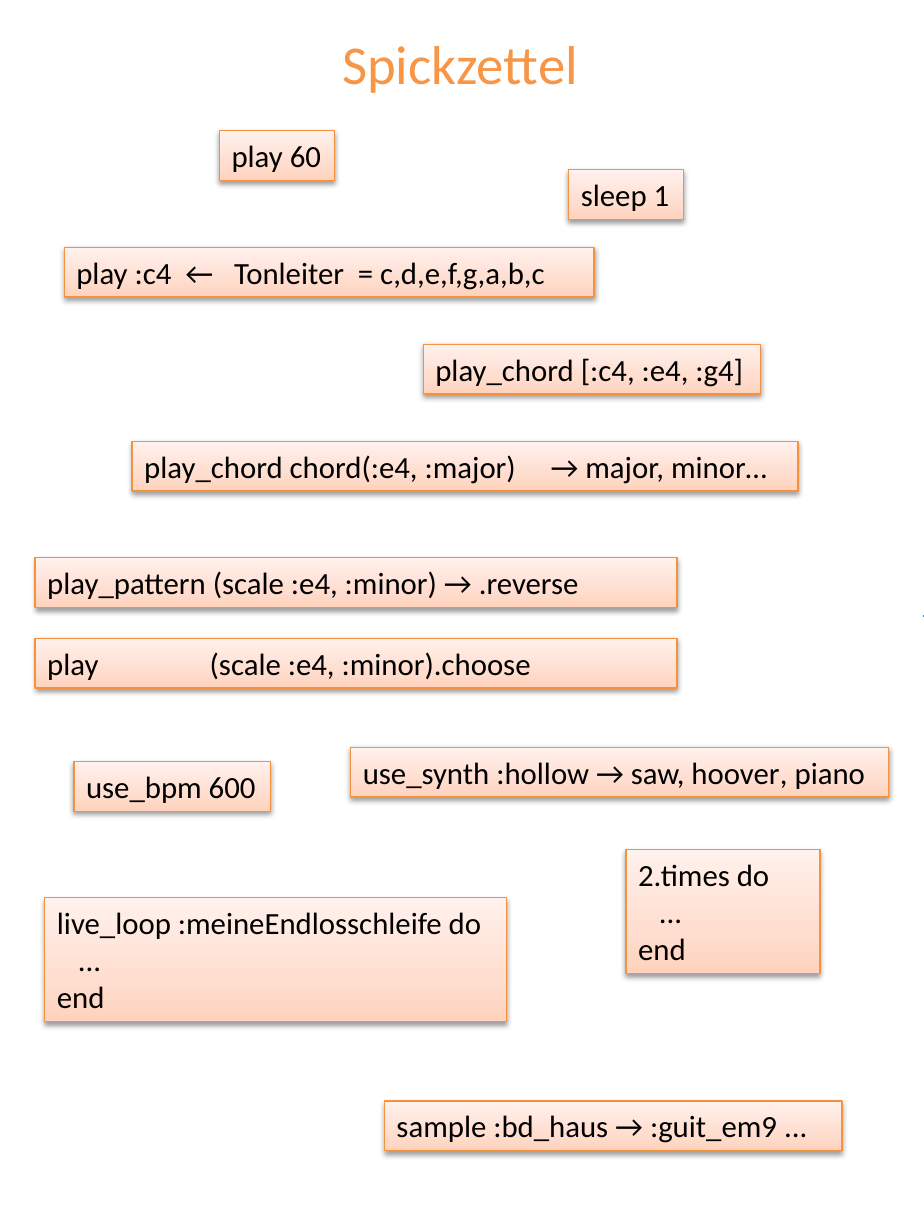
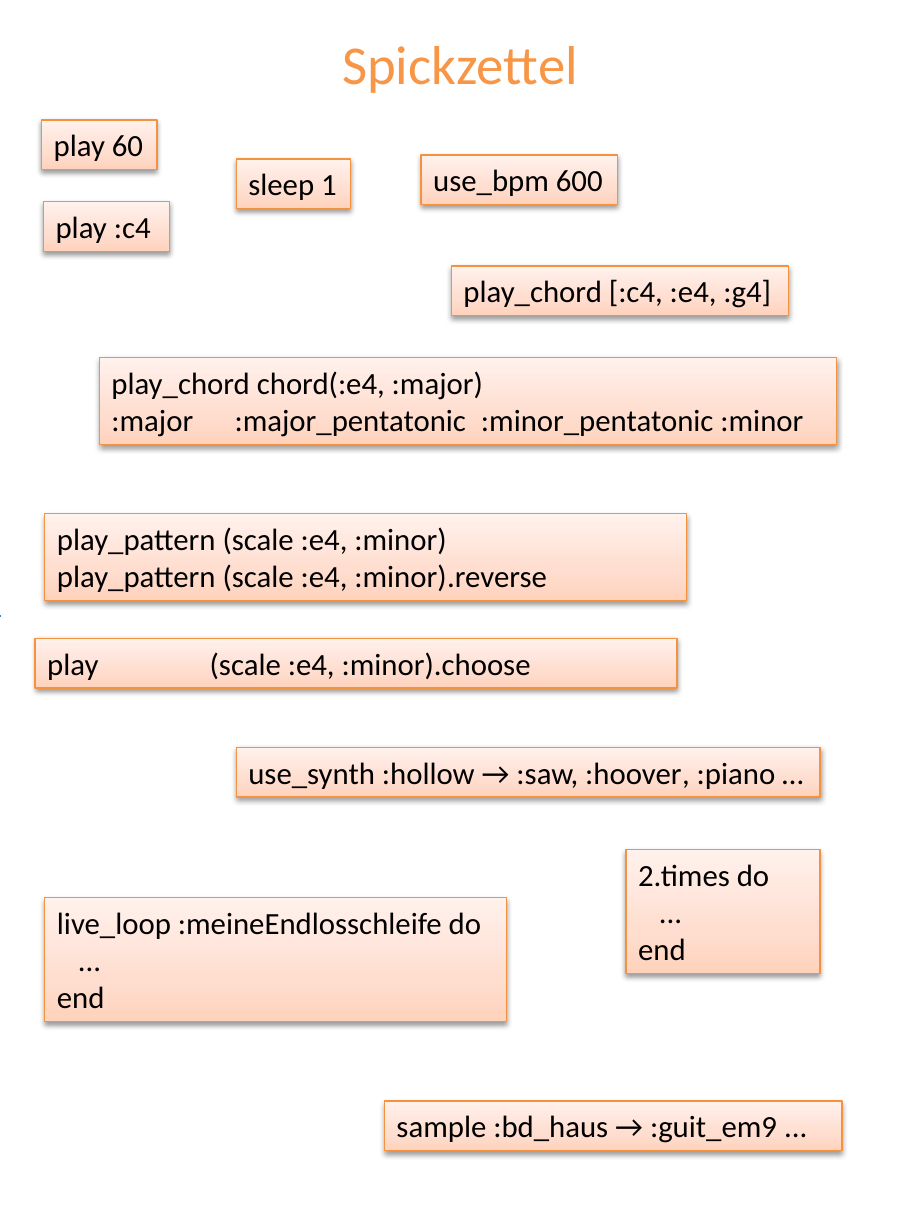
Before and after one commit to Devoxx4KidsDE/SonicPI, a slide deck: slide 17 of presentation/de/Sonic PI Workshop_de.pptx. Drawn at 924x1232 pixels with LibreOffice and Linux fonts; fonts in the diff are those of the drawing; background and template pictures are left out. Boxes give left, top, right and bottom in pixels: in the first picture for what was removed or moved away, otherwise in the second. Text is boxed around its words. In the diff, an @@ line names an element or a change of style, - is before the commit and + after.

```diff
--- a/presentation/de/Sonic PI Workshop_de.pptx
+++ b/presentation/de/Sonic PI Workshop_de.pptx
@@ rectangle: place and size @@
-rectangle at [0,79,922,1228]
+rectangle at [4,79,924,1228]
@@ rectangle "play 60": place and size @@
-rectangle "play 60" at [219,131,335,180]
+rectangle "play 60" at [42,120,158,169]
@@ rectangle "sleep 1": place and size @@
-rectangle "sleep 1" at [569,170,684,219]
+rectangle "sleep 1" at [237,159,351,208]
@@ rectangle "use_bpm 600": place and size @@
-rectangle "use_bpm 600" at [74,761,271,811]
+rectangle "use_bpm 600" at [421,155,618,205]
@@ rectangle "play :c4": place and size @@
-rectangle "play :c4" at [64,248,594,297]
+rectangle "play :c4" at [43,202,169,251]
@@ text in rectangle at [56,216,151,243]: text changed @@
-play :c4 ← Tonleiter = c,d,e,f,g,a,b,c
+play :c4
@@ rectangle "play_chord [:c4, :e4, :g4]": place and size @@
-rectangle "play_chord [:c4, :e4, :g4]" at [424,345,761,394]
+rectangle "play_chord [:c4, :e4, :g4]" at [451,266,788,315]
@@ rectangle "play_chord chord(:e4, :major) :major :major_pentatonic ...": place and size @@
-rectangle "play_chord chord(:e4, :major) :major :major_pentatonic ..." at [132,441,798,490]
+rectangle "play_chord chord(:e4, :major) :major :major_pentatonic ..." at [100,357,837,445]
@@ text in rectangle at [111,371,803,437]: text changed @@
-play_chord chord(:e4, :major) → major, minor…
+play_chord chord(:e4, :major)
+:major :major_pentatonic :minor_pentatonic :minor
@@ rectangle "play_pattern (scale :e4, :minor)": place and size @@
-rectangle "play_pattern (scale :e4, :minor)" at [36,558,678,607]
+rectangle "play_pattern (scale :e4, :minor)" at [44,514,686,601]
@@ text in rectangle at [57,527,546,592]: text changed @@
-play_pattern (scale :e4, :minor) → .reverse
+play_pattern (scale :e4, :minor)
+play_pattern (scale :e4, :minor).reverse
@@ rectangle "use_synth :hollow → :saw, :hoover, ...": place and size @@
-rectangle "use_synth :hollow → :saw, :hoover, ..." at [351,748,890,797]
+rectangle "use_synth :hollow → :saw, :hoover, ..." at [237,748,821,797]
@@ text in rectangle at [248,762,776,789]: text changed @@
-use_synth :hollow → saw, hoover, piano
+use_synth :hollow → :saw, :hoover, :piano …
```
Also in this commit, not shown: 3 other slides changed, 1 other file.
